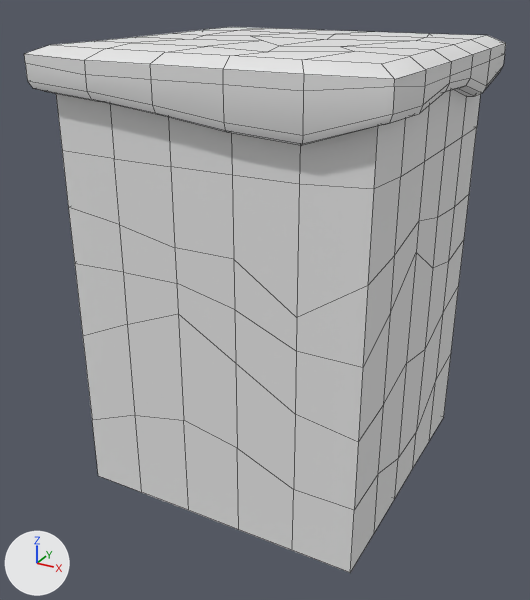
An edit to the FBX model Assets/Models/Decoration/Nature/DirtBlock1.fbx, drawn before and after from the same camera.
One viewpoint serves both versions: a camera (50 mm lens) standing at (2.21, -4.3, 1.86) and looking at (-0.07, -0.15, -0.22). Every picture has the same lights, and +X, +Y and +Z are marked at lower left. Mesh edges are drawn as thin lines. Where no turn or scale is listed for an object, it has been applied to the vertices. Vertices at the same position are counted once.

Objects in the first picture: 'DirtBlock1'.
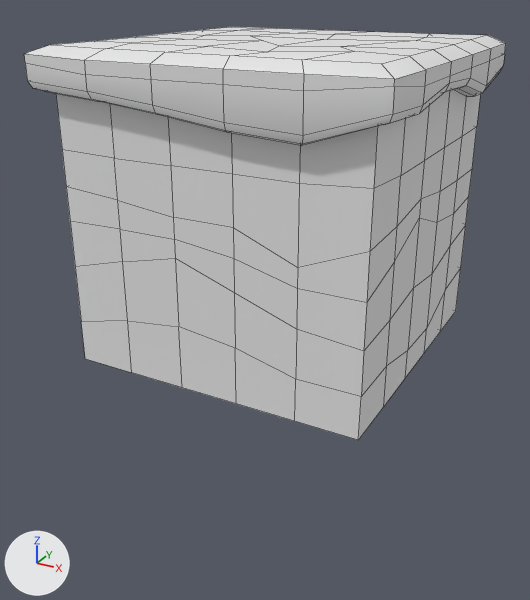
Scene script edits in JSON lines:
```json
{"block": "me_cube_015", "where": "me_cube_015.from_pydata(...)  # 312 vertices, 310 faces; spans x -1.11..1.11, y -1.11..1.11, z -1.5..1.5"}
{"block": "me_cube_015", "where": "# used by ob_dirtblock1; location = (0.0, 0.0, 0.0)"}
{"block": "me_cube_015", "change": "me_cube_015 part 1: all 116 vertices in x -1.0..1.0, y -1.0..1.0, z -1.5..0.8 are scaled about their middle by (1, 1, 0.588), then moved by (0.0, 0.0, 0.5)"}
```

Where the change shows, as pixel boxes (x1, y1, x2, y2) in the pictures (530 x 600 px; the box of a moved part takes in the faces that stretch with it):
```json
{"object": "DirtBlock1", "change": "reshaped", "before": [24, 27, 506, 573], "after": [24, 27, 506, 440], "on screen": "24% shorter"}
{"part": 1, "of": "me_cube_015", "change": "moved or reshaped", "before": [62, 138, 472, 573], "after": [62, 138, 472, 440]}
```
